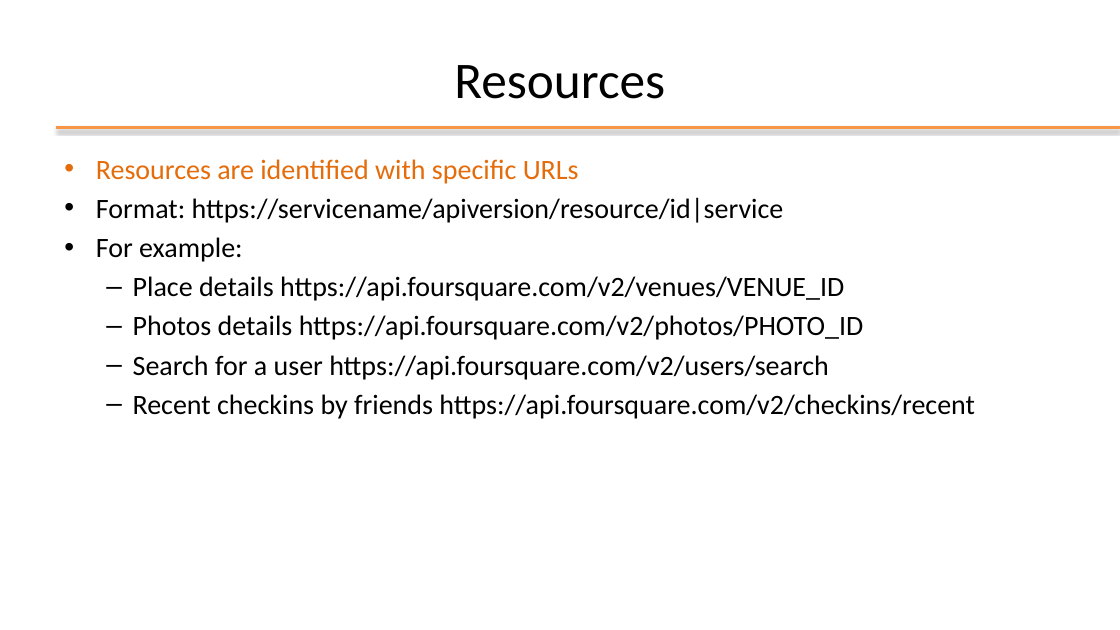
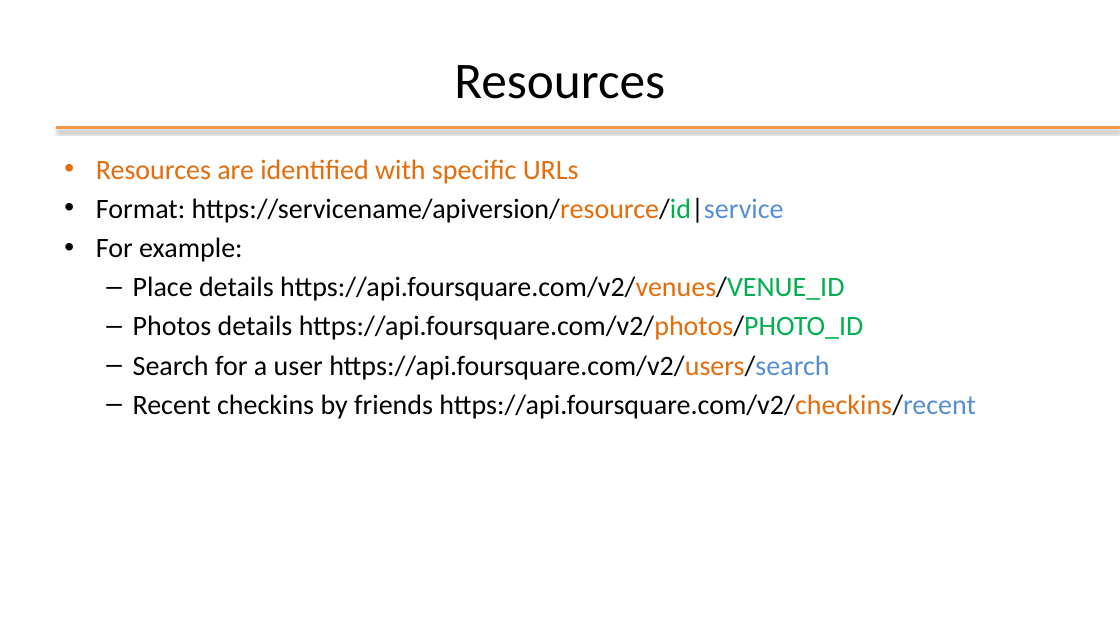
Before and after one commit to nbicocchi/learn-java-core, a slide deck: slide 11 of assets/slides/P3 - Java Data Access (REST).pptx. Drawn at 1120x630 pixels with LibreOffice and Linux fonts; fonts in the diff are those of the drawing; background and template pictures are left out. Boxes give left, top, right and bottom in pixels: in the first picture for what was removed or moved away, otherwise in the second. Text is boxed around its words. In the diff, an @@ line names an element or a change of style, - is before the commit and + after.

```diff
--- a/assets/slides/P3 - Java Data Access (REST).pptx
+++ b/assets/slides/P3 - Java Data Access (REST).pptx
@@ text at [96, 197, 976, 419]: text colour #000000 to #E46C0A in "https://servicename/apiversion/resource/id|service", "https://api.foursquare.com/v2/venues/VENUE_ID", "https://api.foursquare.com/v2/photos/PHOTO_ID", "https://api.foursquare.com/v2/users/search" and 1 more places; text colour #000000 to #00B050 in "https://servicename/apiversion/resource/id|service", "https://api.foursquare.com/v2/venues/VENUE_ID", "https://api.foursquare.com/v2/photos/PHOTO_ID"; text colour #000000 to #558ED5 in "https://servicename/apiversion/resource/id|service", "https://api.foursquare.com/v2/users/search", "https://api.foursquare.com/v2/checkins/recent" @@
```
Also in this commit, not shown: 4 other slides changed, 2 slides removed.
